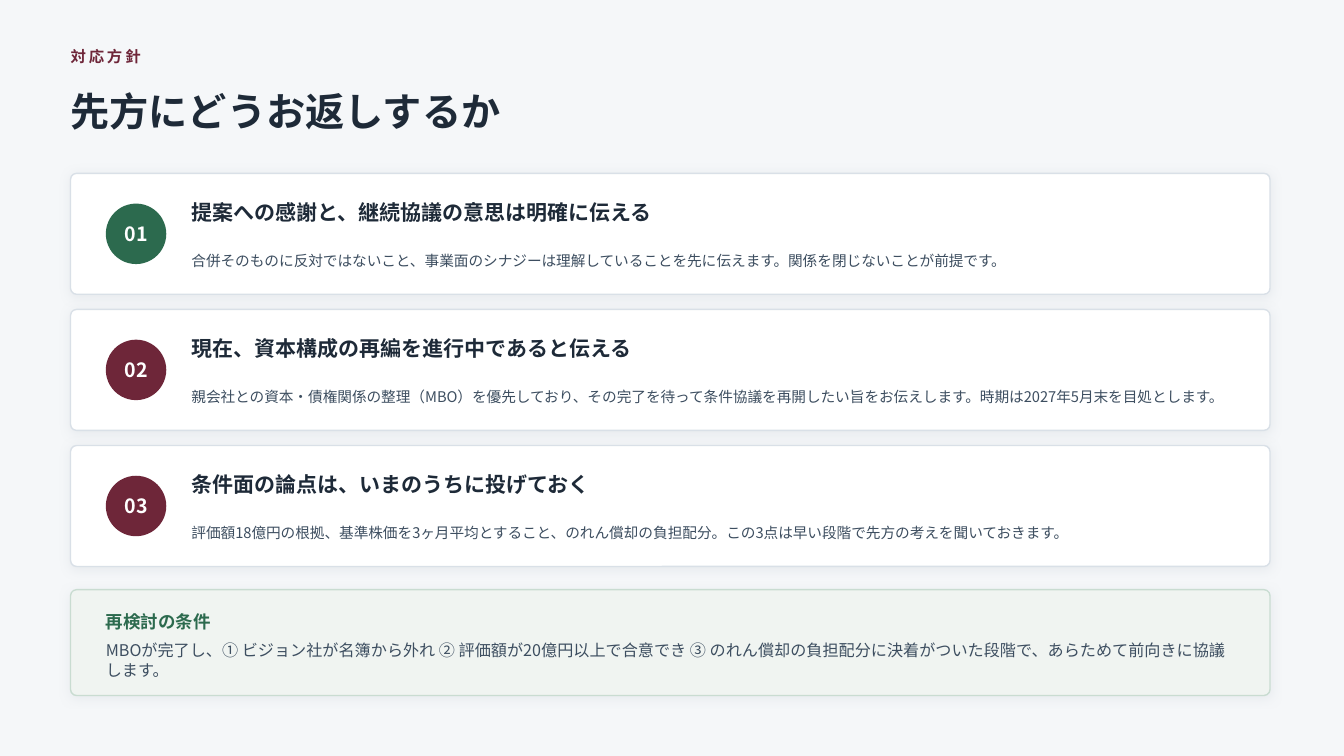
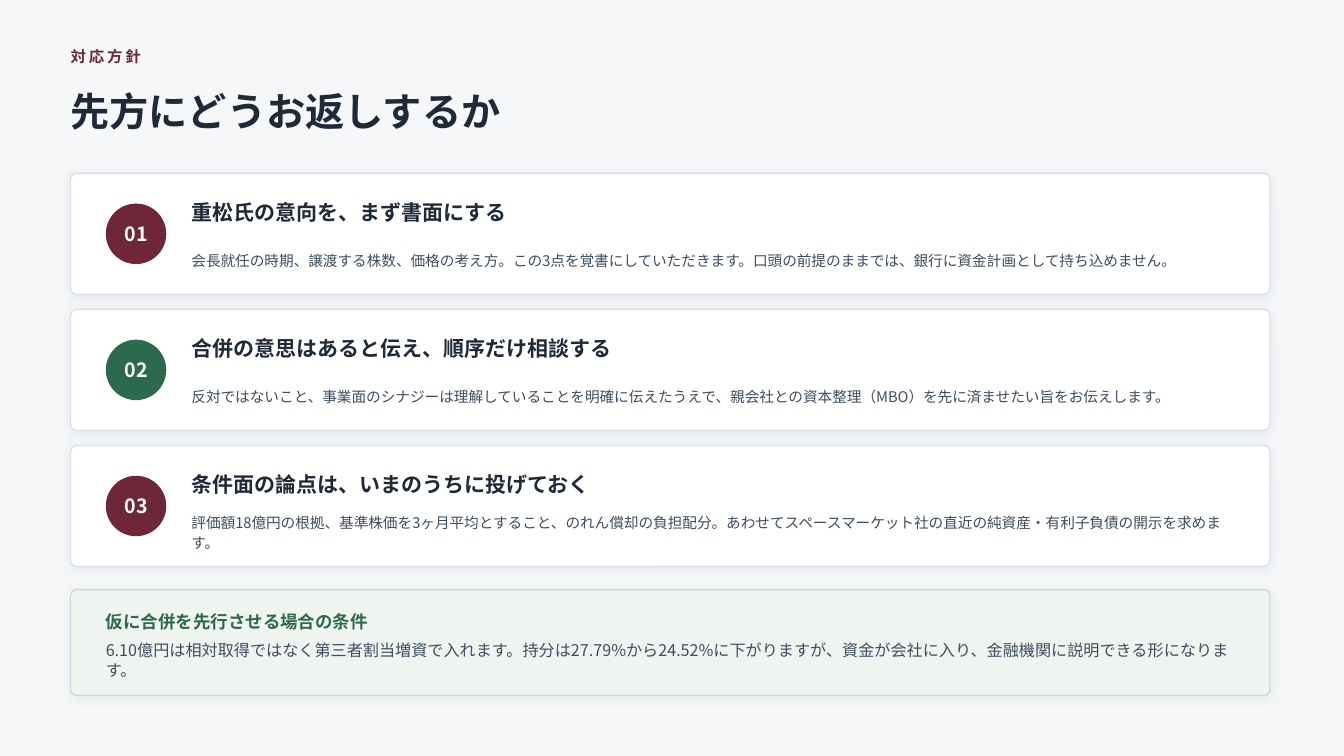
Before and after one commit to nakano-winebank/wine-auction, a slide deck: slide 11 of adval-mbo/スペースマーケット社合併提案_検討_20260923.pptx (slide 8 before the commit). Drawn at 1344x756 pixels with LibreOffice and Linux fonts; fonts in the diff are those of the drawing. Boxes give left, top, right and bottom in pixels: in the first picture for what was removed or moved away, otherwise in the second. Text is boxed around its words. In the diff, an @@ line names an element or a change of style, - is before the commit and + after.

```diff
--- a/adval-mbo/スペースマーケット社合併提案_検討_20260923.pptx
+++ b/adval-mbo/スペースマーケット社合併提案_検討_20260923.pptx
@@ rounded rectangle at <box>106,204,166,264</box>: fill #2C6A4E to #6E2639 @@
@@ text at <box>191,202,506,222</box>: text changed @@
-提案への感謝と、継続協議の意思は明確に伝える
+重松氏の意向を、まず書面にする
@@ text at <box>191,253,1176,267</box>: text changed @@
-合併そのものに反対ではないこと、事業面のシナジーは理解していることを先に伝えます。関係を閉じないことが前提です。
+会長就任の時期、譲渡する株数、価格の考え方。この3点を覚書にしていただきます。口頭の前提のままでは、銀行に資金計画として持ち込めません。
@@ rounded rectangle at <box>106,340,166,400</box>: fill #6E2639 to #2C6A4E @@
@@ text at <box>191,338,611,358</box>: text changed @@
-現在、資本構成の再編を進行中であると伝える
+合併の意思はあると伝え、順序だけ相談する
@@ text at <box>191,389,1169,404</box>: text changed @@
-親会社との資本・債権関係の整理（MBO）を優先しており、その完了を待って条件協議を再開したい旨をお伝えします。時期は2027年5月末を目処とします。
+反対ではないこと、事業面のシナジーは理解していることを明確に伝えたうえで、親会社との資本整理（MBO）を先に済ませたい旨をお伝えします。
@@ text at <box>191,515,1221,549</box>: text changed @@
-評価額18億円の根拠、基準株価を3ヶ月平均とすること、のれん償却の負担配分。この3点は早い段階で先方の考えを聞いておきます。
+評価額18億円の根拠、基準株価を3ヶ月平均とすること、のれん償却の負担配分。あわせてスペースマーケット社の直近の純資産・有利子負債の開示を求めます。
@@ text at <box>106,613,368,630</box>: text changed @@
-再検討の条件
+仮に合併を先行させる場合の条件
@@ text at <box>106,642,1228,677</box>: text changed @@
-MBOが完了し、① ビジョン社が名簿から外れ ② 評価額が20億円以上で合意でき ③ のれん償却の負担配分に決着がついた段階で、あらためて前向きに協議します。
+6.10億円は相対取得ではなく第三者割当増資で入れます。持分は27.79%から24.52%に下がりますが、資金が会社に入り、金融機関に説明できる形になります。
```
Also in this commit, not shown: 6 other slides changed, 4 slides added, 1 slide removed, 3 other files.
